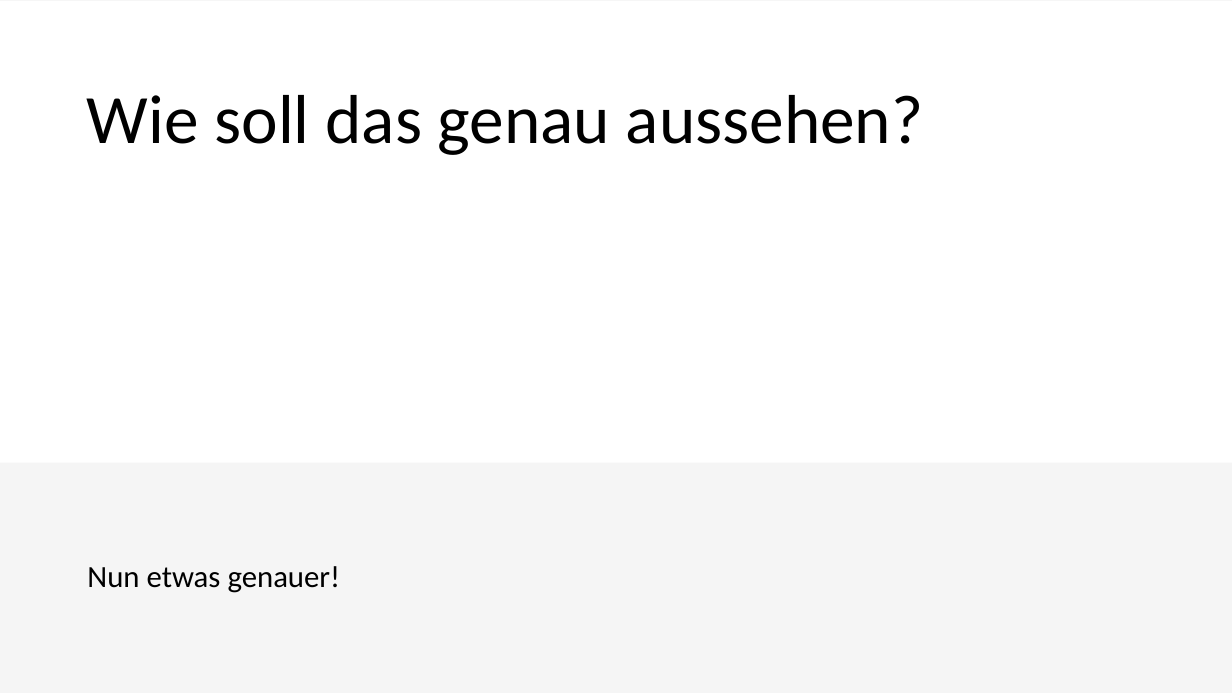
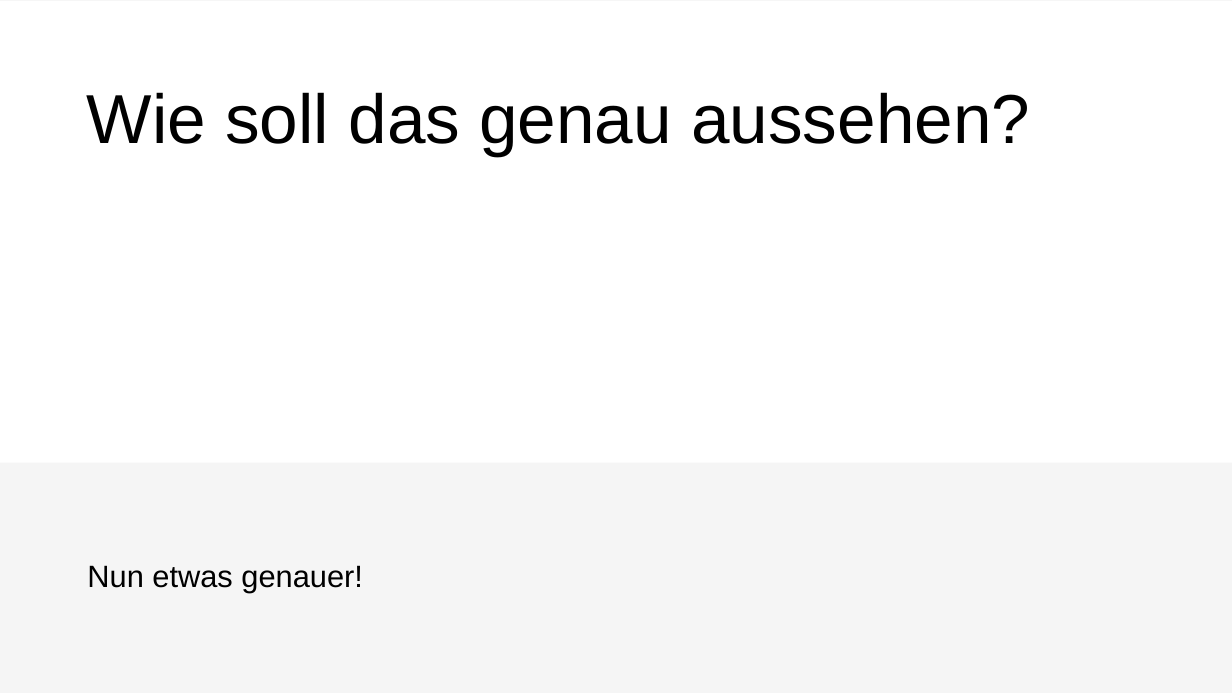
Before and after one commit to htl-leo-itp-2325-4-5AHITM/jungle-book, a slide deck: slide 7 of Presentation/JungelbookPresentation.pptx. Drawn at 1232x693 pixels with LibreOffice and Linux fonts; fonts in the diff are those of the drawing. Boxes give left, top, right and bottom in pixels: in the first picture for what was removed or moved away, otherwise in the second. Text is boxed around its words. In the diff, an @@ line names an element or a change of style, - is before the commit and + after.

Commit message:
chenge the presentation design

```diff
--- a/Presentation/JungelbookPresentation.pptx
+++ b/Presentation/JungelbookPresentation.pptx
@@ title "Wie soll das genau aussehen?" at bbox=[87, 92, 1030, 155]: font Calibri to Arial @@
@@ text "Nun etwas genauer!" at bbox=[87, 565, 363, 593]: font Calibri to Arial @@
```
Also in this commit, not shown: 5 other slides changed.
